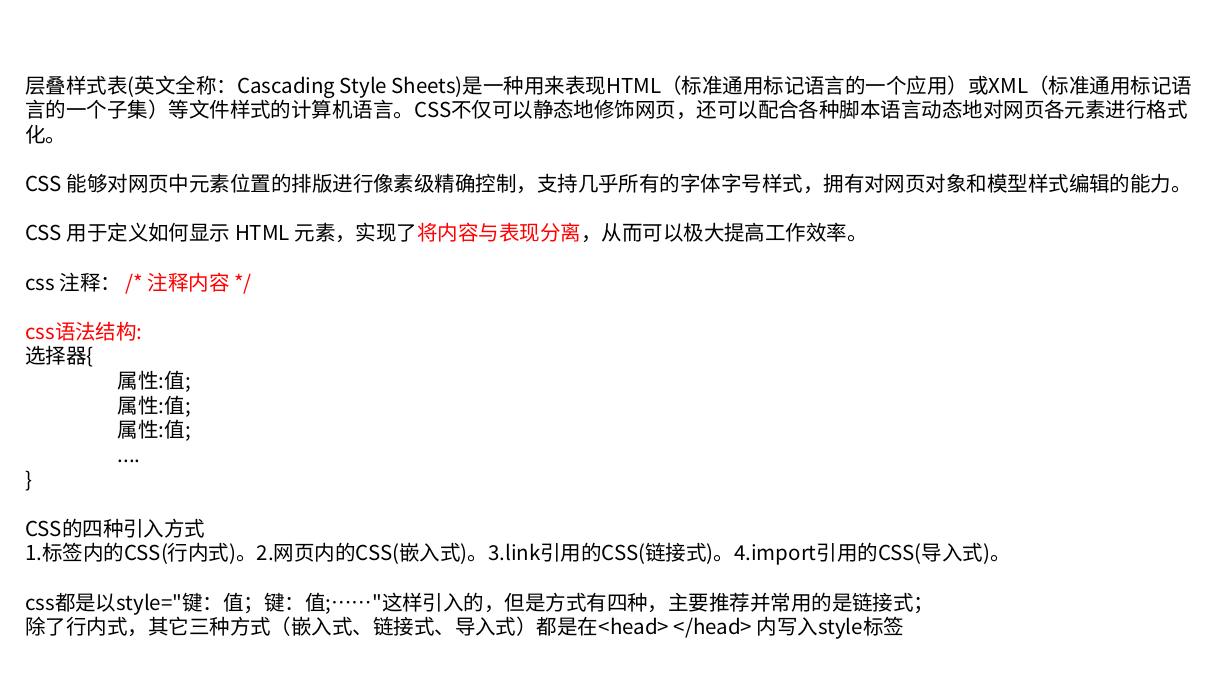
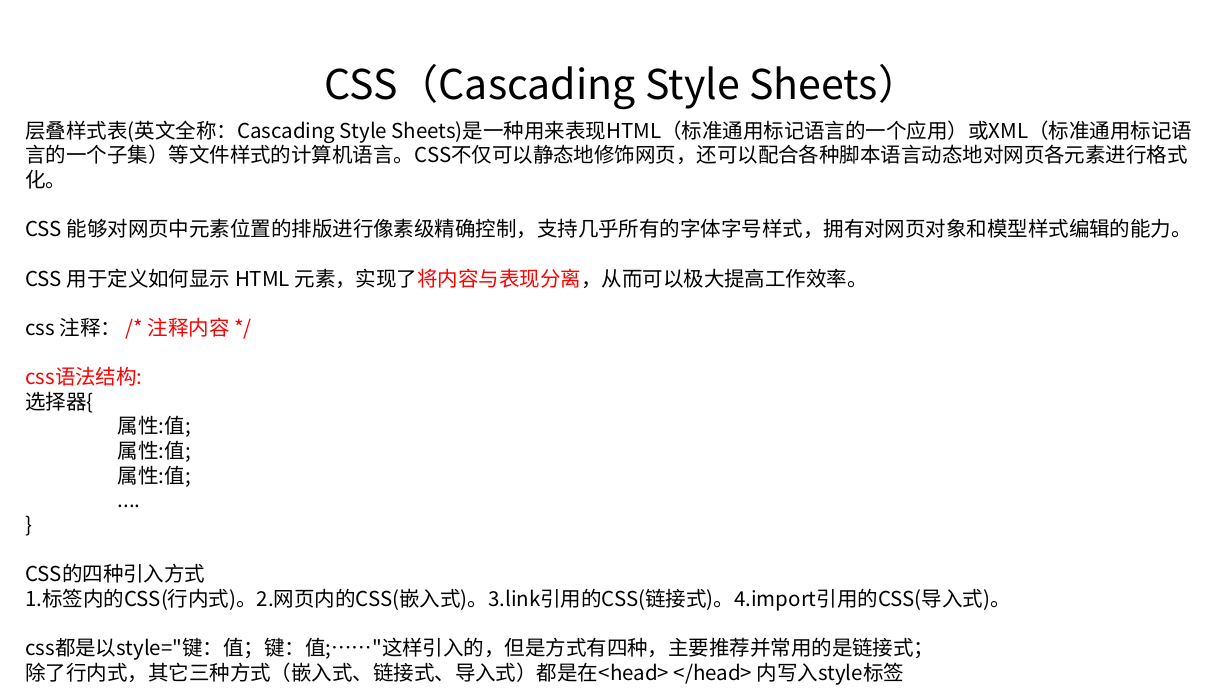
Before and after one commit to linkknown/PPT, a slide deck: slide 2 of 前端PPT/css 简介.pptx. Drawn at 1232x693 pixels with LibreOffice and Linux fonts; fonts in the diff are those of the drawing; background and template pictures are left out. Boxes give left, top, right and bottom in pixels: in the first picture for what was removed or moved away, otherwise in the second. Text is boxed around its words. In the diff, an @@ line names an element or a change of style, - is before the commit and + after.

```diff
--- a/前端PPT/css 简介.pptx
+++ b/前端PPT/css 简介.pptx
@@ text added at bbox=[324, 64, 919, 110], 32 pt, text #000000 @@
+CSS（Cascading Style Sheets）
@@ text "层叠样式表(英文全称：Cascading Style Sheets)是一种用来表现HTML（标准通用标记语言的一个应用） ...": place and size @@
-text "层叠样式表(英文全称：Cascading Style Sheets)是一种用来表现HTML（标准通用标记语言的一个应用） ..." at bbox=[25, 75, 1192, 639]
+text "层叠样式表(英文全称：Cascading Style Sheets)是一种用来表现HTML（标准通用标记语言的一个应用） ..." at bbox=[25, 120, 1192, 685]
```
Also in this commit, not shown: 2 other slides changed, 2 slides removed.
